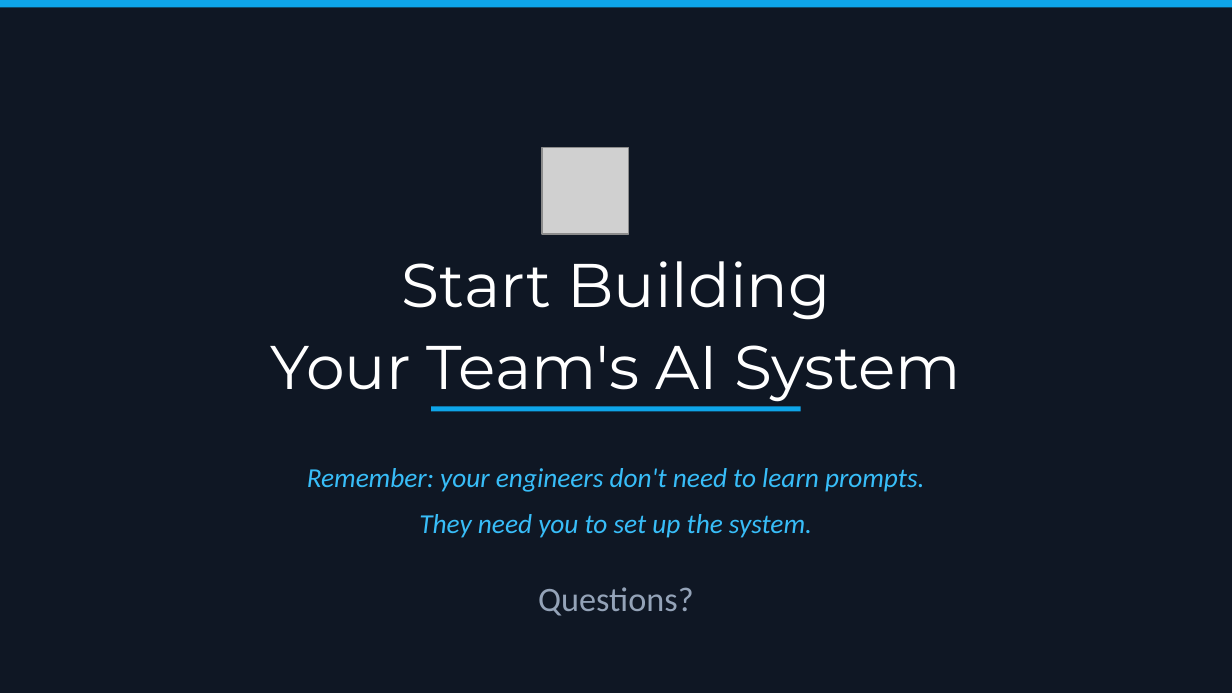
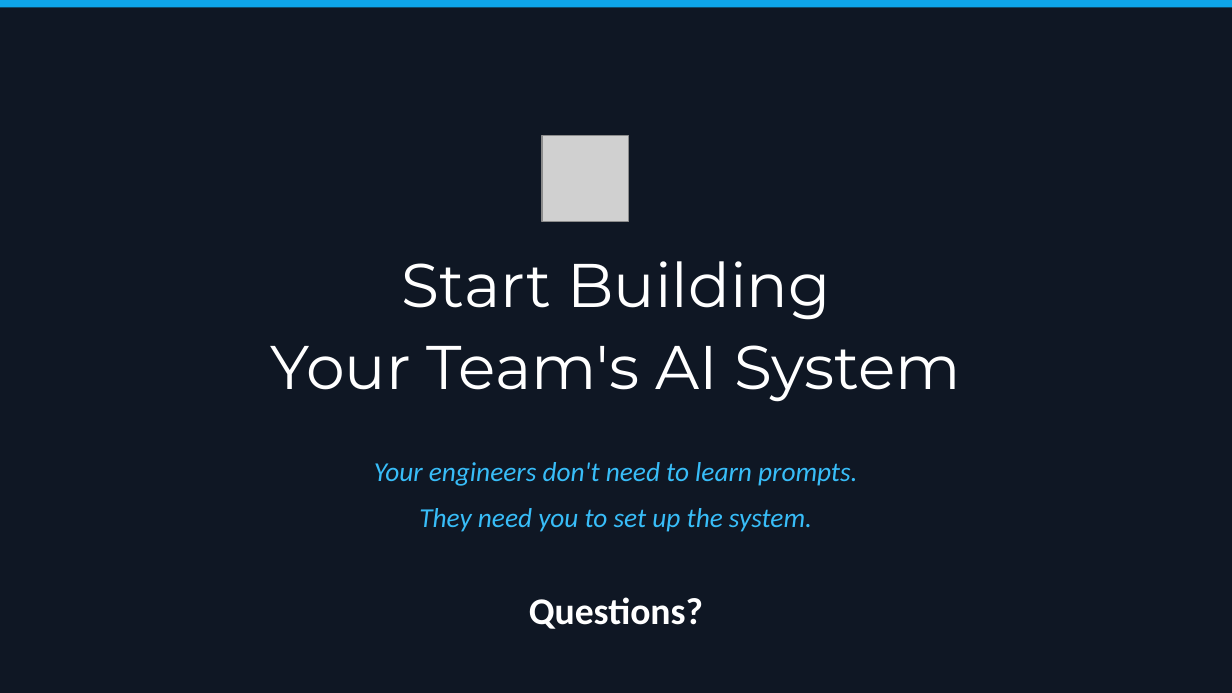
Before and after one commit to bubuding0809/copilot-cli-for-beginners, a slide deck: slide 21 of WORKSHOP-PRESENTATION.pptx (slide 15 before the commit). Drawn at 1232x693 pixels with LibreOffice and Linux fonts; fonts in the diff are those of the drawing; grey boxes stand for pictures. Boxes give left, top, right and bottom in pixels: in the first picture for what was removed or moved away, otherwise in the second. Text is boxed around its words. In the diff, an @@ line names an element or a change of style, - is before the commit and + after.

```diff
--- a/WORKSHOP-PRESENTATION.pptx
+++ b/WORKSHOP-PRESENTATION.pptx
@@ picture: place and size @@
-picture at [542, 148, 628, 234]
+picture at [542, 136, 628, 222]
@@ rectangle removed at [431, 407, 801, 411] @@
@@ text "Your engineers don't need to ...": place and size @@
-text "Your engineers don't need to ..." at [307, 468, 924, 538]
+text "Your engineers don't need to ..." at [374, 462, 858, 532]
@@ text at [374, 462, 858, 486]: text changed @@
-Remember: your engineers don't need to learn prompts.
+Your engineers don't need to learn prompts.
@@ text "Questions?": place and size @@
-text "Questions?" at [538, 587, 694, 616]
+text "Questions?" at [529, 597, 703, 629]
@@ text "Questions?" at [529, 597, 703, 629]: size 20 to 22 pt, text colour #94A3B8 to #FFFFFF, bold on @@
```
Also in this commit, not shown: 9 other slides changed, 11 slides added, 5 slides removed, 1 other file.
